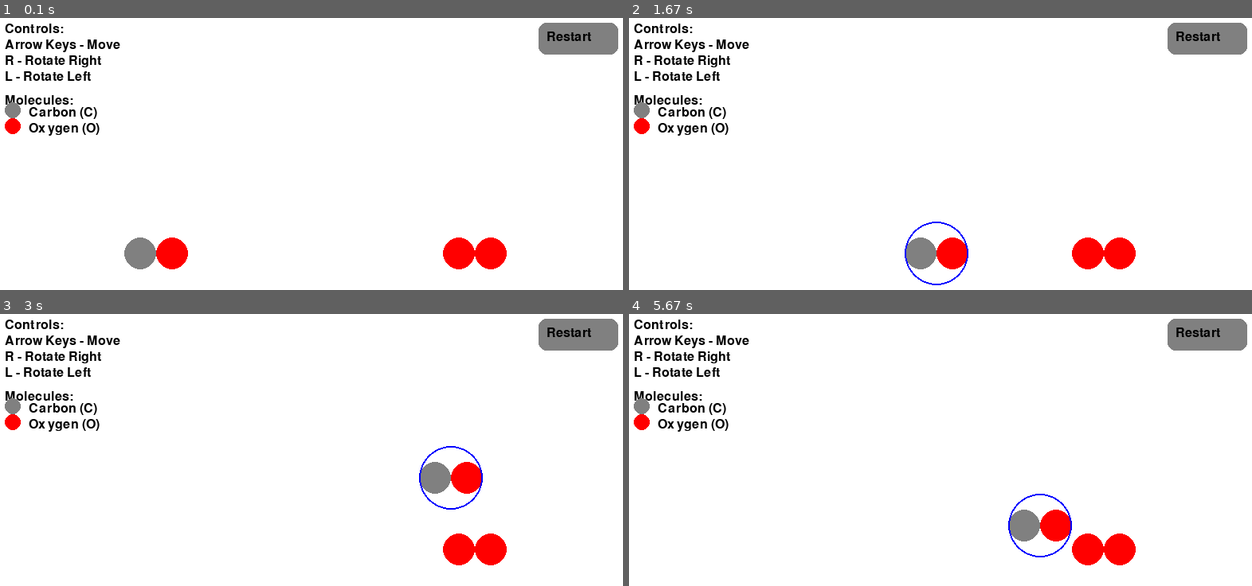
Above: before the commit, frames 1-4 (two rows, left to right).
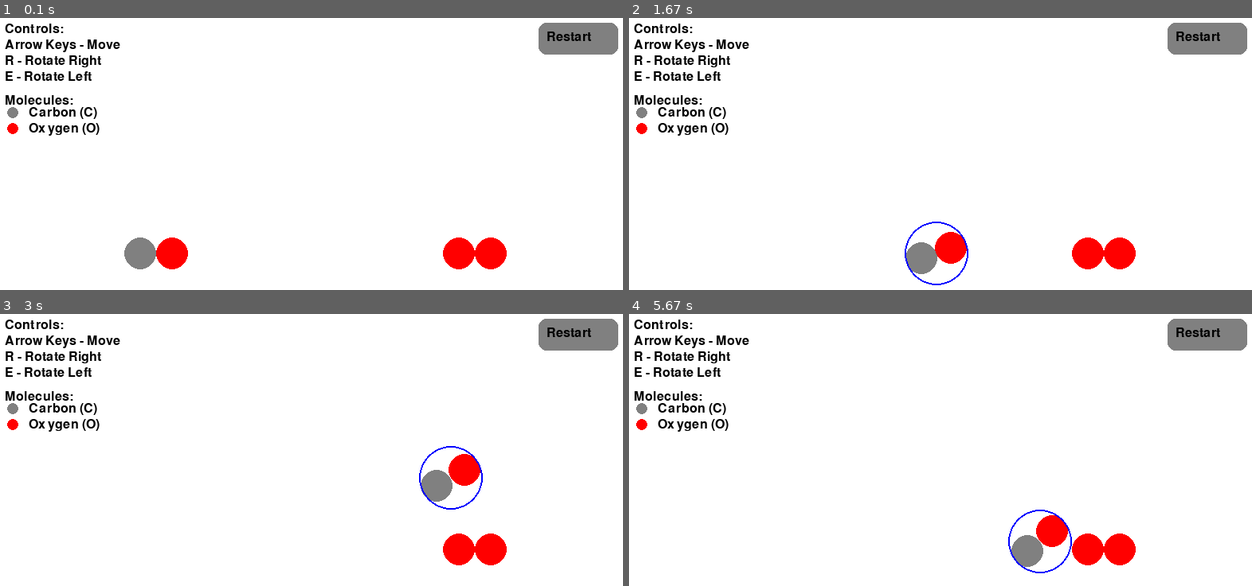
Above: after the commit, the same moments.

Repository: serebryany/CollisionGame
Game: pygame game, started from CollisionMiniGame_V0.1.0.py
The game is run twice, just before and just after one commit, with the same random seed, the same clock (stepped at 60 frames per second) and the same inputs.
Inputs (mouse positions are in pixels of both pictures, inside the frame that each line leads up to):
- Up to frame 1 (0.1 s): no input
- Up to frame 2 (1.67 s): tap E at 0.33, 1.65 s; click (790, 257) at 0.72 s; hold E 1-1.47 s; hold Right 1-1.47 s; hold Right from 1.5 s (still down)
- Up to frame 3 (3 s): release Right at 1.97 s; hold Up 2-2.3 s; hold Right 2.33-2.8 s; hold Left from 2.83 s (still down); tap E at 2.98 s
- Up to frame 4 (5.67 s): release Left at 3.37 s; hold Down 3.4-3.7 s; hold Left 3.73-4.13 s; hold Up 4.17-4.53 s; tap E at 4.32 s; hold Right 4.57-5.2 s; hold Down 5.23-5.6 s; hold Left from 5.63 s (still down)

The runs differ from the first frame. In frame 1, 0.3% of the frame differs, in the area x 0-15%, y 19-43%; in frame 2, 0.7%; in frame 3, 0.9%; in frame 4, 1.6%, in the area x 0-72%, y 19-96%.

Commit message:
Changed E key to turn left

Diff:
--- a/CollisionMiniGame_V0.1.0.py
+++ b/CollisionMiniGame_V0.1.0.py
@@ -103,11 +103,11 @@
     screen.blit(font.render("Controls:", True, BLACK), (10, 10))
     screen.blit(font.render("Arrow Keys - Move", True, BLACK), (10, 30))
     screen.blit(font.render("R - Rotate Right", True, BLACK), (10, 50))
-    screen.blit(font.render("L - Rotate Left", True, BLACK), (10, 70))
+    screen.blit(font.render("E - Rotate Left", True, BLACK), (10, 70))
     screen.blit(font.render("Molecules:", True, BLACK), (10, 100))
-    pygame.draw.circle(screen, GREY, (20, 120), 10)
+    pygame.draw.circle(screen, GREY, (20, 123), 7)
     screen.blit(font.render("Carbon (C)", True, BLACK), (40, 115))
-    pygame.draw.circle(screen, RED, (20, 140), 10)
+    pygame.draw.circle(screen, RED, (20, 143), 7)
     screen.blit(font.render("Oxygen (O)", True, BLACK), (40, 135))
 
     # Draw restart button
@@ -145,7 +145,7 @@
         if event.type == pygame.KEYDOWN:
             if event.key == pygame.K_r and selected_molecule:
                 selected_molecule.rotate(math.radians(10))
-            if event.key == pygame.K_l and selected_molecule:
+            if event.key == pygame.K_e and selected_molecule:
                 selected_molecule.rotate(math.radians(-10))
 
     # Move selected molecule with arrow keys
